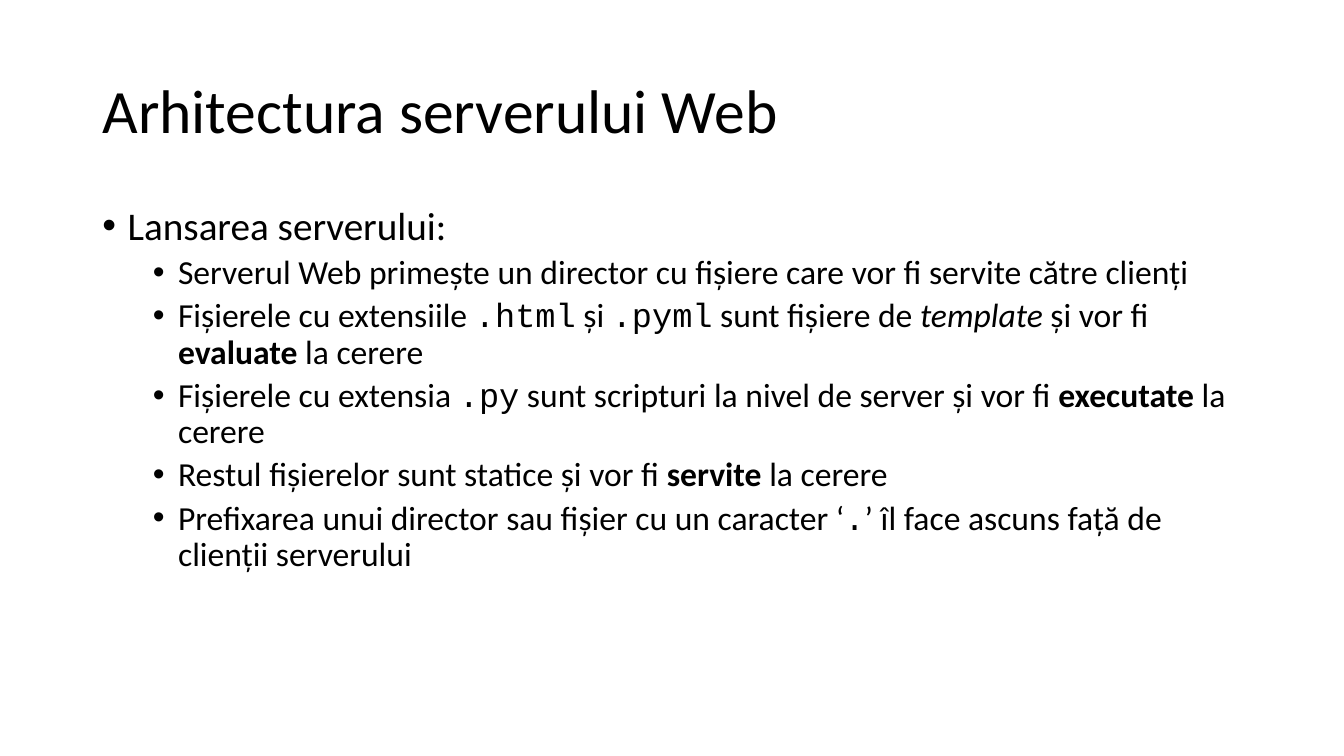
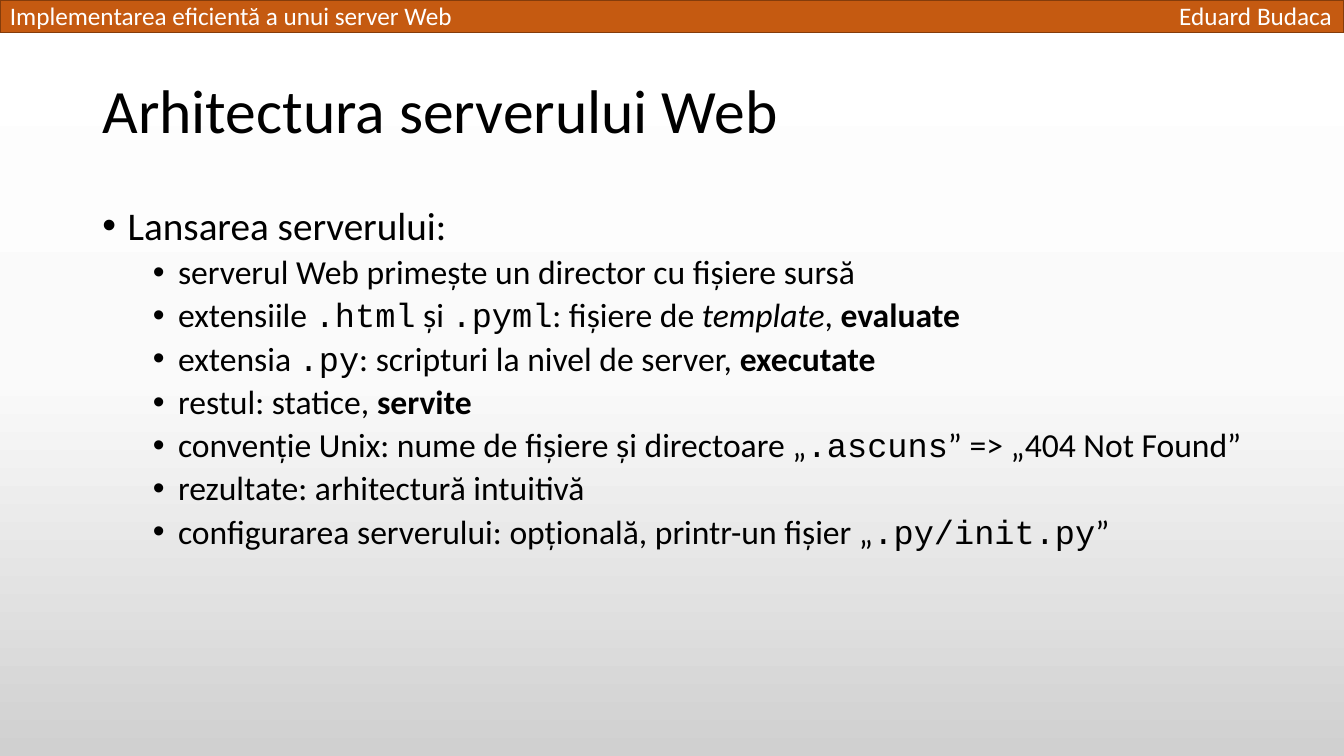
Before and after one commit to TED-996/bachelor-thesis-pack, a slide deck: slide 6 of Licenta2018BudacaEduard/Implementarea eficientă a unui server Web.pptx. Drawn at 1344x756 pixels with LibreOffice and Linux fonts; fonts in the diff are those of the drawing. Boxes give left, top, right and bottom in pixels: in the first picture for what was removed or moved away, otherwise in the second. Text is boxed around its words. In the diff, an @@ line names an element or a change of style, - is before the commit and + after.

```diff
--- a/Licenta2018BudacaEduard/Implementarea eficientă a unui server Web.pptx
+++ b/Licenta2018BudacaEduard/Implementarea eficientă a unui server Web.pptx
@@ background #FFFFFF to gradient #FFFFFF to #FBFBFB to #D1D1D1 @@
@@ rectangle added at (0, 0, 1344, 32), fill #C55A11, outline #843C0B 1 pt @@
@@ text added at (10, 7, 451, 29), 18 pt, text #FFFFFF @@
+Implementarea eficientă a unui server Web
@@ text added at (1179, 7, 1332, 25), 18 pt, text #FFFFFF @@
+Eduard Budaca
@@ text at (178, 260, 1242, 551): text changed @@
-  • Serverul Web primește un director cu fișiere care vor fi servite către clienți
-  • Fișierele cu extensiile .html și .pyml sunt fișiere de template și vor fi evaluate la cerere
-  • Fișierele cu extensia .py sunt scripturi la nivel de server și vor fi executate la cerere
-  • Restul fișierelor sunt statice și vor fi servite la cerere
-  • Prefixarea unui director sau fișier cu un caracter ‘.’ îl face ascuns față de clienții serverului
+  • serverul Web primește un director cu fișiere sursă
+  • extensiile .html și .pyml: fișiere de template, evaluate
+  • extensia .py: scripturi la nivel de server, executate
+  • restul: statice, servite
+  • convenție Unix: nume de fișiere și directoare „.ascuns” => „404 Not Found”
+  • rezultate: arhitectură intuitivă
+  • configurarea serverului: opțională, printr-un fișier „.py/init.py”
```
Also in this commit, not shown: 14 other slides changed, 7 slides added, 6 slides removed, 1 other file.
